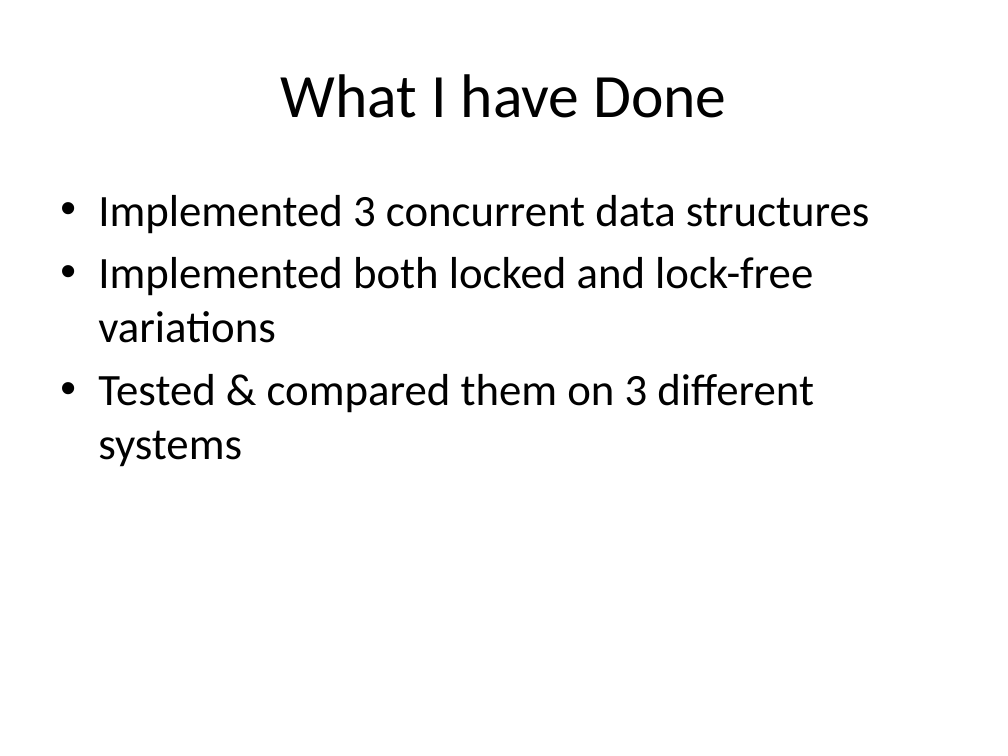
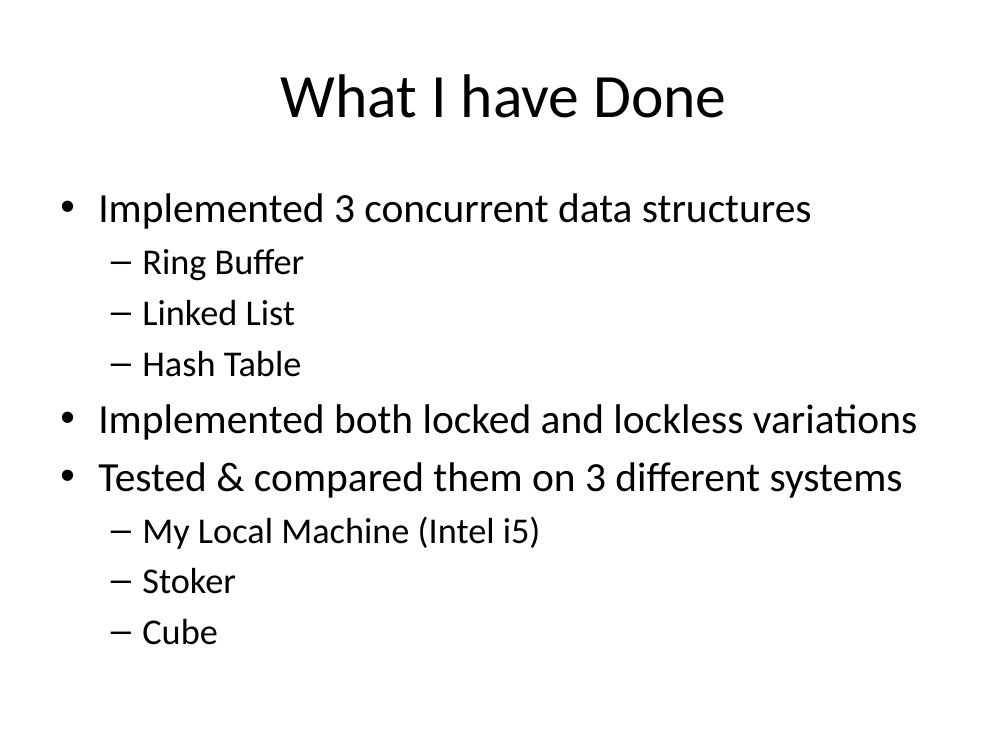
Before and after one commit to gibsonma/FYP, a slide deck: slide 6 of Report/FYP_Presentation.pptx (slide 5 before the commit). Drawn at 1008x756 pixels with LibreOffice and Linux fonts; fonts in the diff are those of the drawing. Boxes give left, top, right and bottom in pixels: in the first picture for what was removed or moved away, otherwise in the second. Text is boxed around its words. In the diff, an @@ line names an element or a change of style, - is before the commit and + after.

```diff
--- a/Report/FYP_Presentation.pptx
+++ b/Report/FYP_Presentation.pptx
@@ text at [98, 193, 903, 498]: size 32 to 29.6 pt in "Implemented 3 concurrent data structures", "Tested & compared them on 3 different ..." @@
@@ text at [98, 249, 917, 440]: text changed; size 32 to 29.6 pt @@
-• Implemented both locked and lock-free variations
+  – Ring Buffer
+  – Linked List
+  – Hash Table
+• Implemented both locked and lockless variations
@@ text at [142, 516, 541, 645]: paragraphs added @@
+  – My Local Machine (Intel i5)
+  – Stoker
+  – Cube
```
Also in this commit, not shown: 3 other slides changed, 5 slides added.
